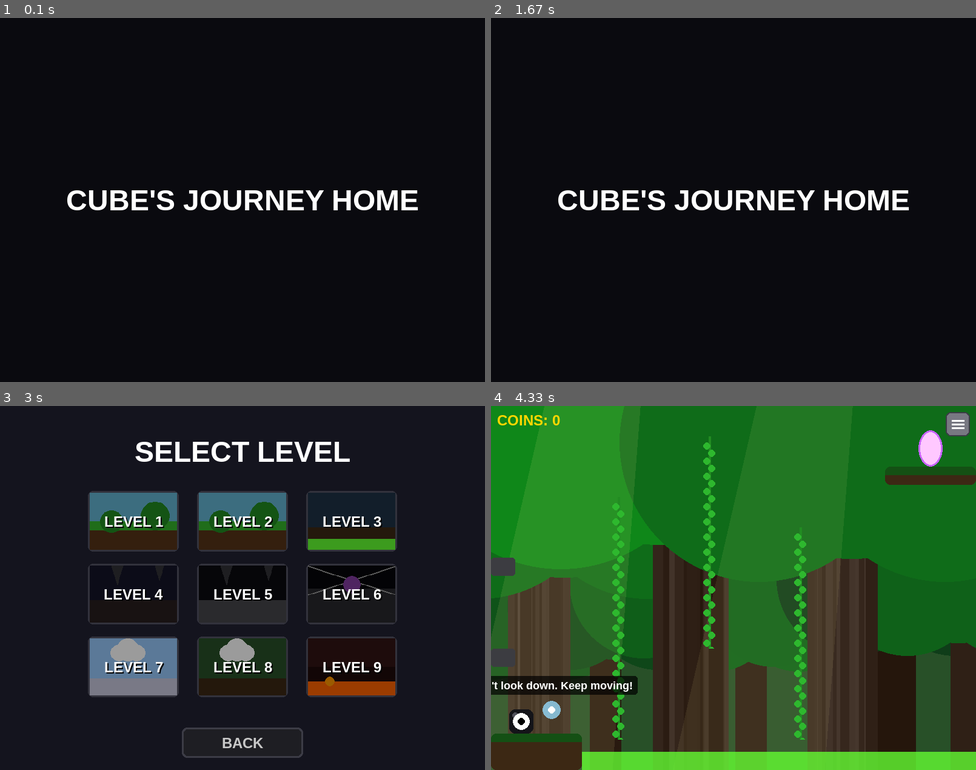
Above: before the commit, frames 1-4 (two rows, left to right).
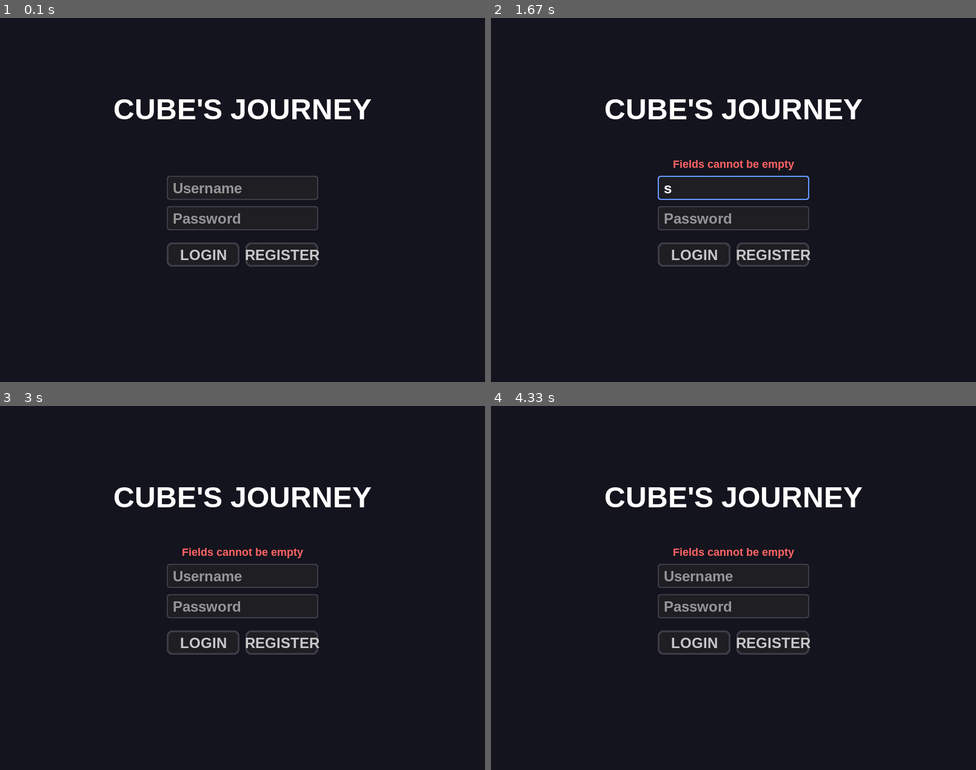
Above: after the commit, the same moments.

Repository: ClassicIdiot12/PYGAME-Vibe-Code
Game: pygame game, started from VIBE Coding.py
Two runs of this game, one before a commit and one after it. Both use one fixed random seed, a clock stepped at 60 frames per second and the inputs below.
Inputs (mouse positions are in pixels of both pictures, inside the frame that each line leads up to):
- Up to frame 1 (0.1 s): no input
- Up to frame 2 (1.67 s): click (772, 254) at 0.38 s, where only the run after the commit has a clickable "REGISTER"; click (733, 189) at 0.72 s, where only the run after the commit has a clickable "Username"; tap S at 1 s; tap Enter at 1.33 s
- Up to frame 3 (3 s): tap Backspace at 1.67 s; click (116, 453) at 2.05 s; click (242, 606) at 2.38 s, where only the run after the commit has a clickable "Password"; click (242, 631) at 2.72 s
- Up to frame 4 (4.33 s): click (772, 642) at 3.55 s, where only the run after the commit has a clickable "REGISTER"; click (549, 507) at 3.88 s

The runs differ from the first frame. In frame 1, 4.9% of the frame differs, in the area x 13-87%, y 22-69%; in frame 2, 5.0%; in frame 3, 20%; in frame 4, 95%, in the area x 0-100%, y 0-100%.

Commit message:
Update VIBE Coding.py

Diff:
--- a/VIBE Coding.py
+++ b/VIBE Coding.py
@@ -2,6 +2,8 @@
 import sys
 import math
 import random
+import json
+import os
 
 # --- Game Setup & Constants ---
 pygame.init()
@@ -21,6 +23,25 @@
 env_colors = {
     "sky": (100, 180, 210), "dirt": (86, 52, 24), "grass": (54, 180, 44)
 }
+
+# --- Account & Save System ---
+ACCOUNTS_FILE = "accounts.json"
+
+def load_accounts():
+    if not os.path.exists(ACCOUNTS_FILE):
+        return {}
+    try:
+        with open(ACCOUNTS_FILE, "r") as f:
+            return json.load(f)
+    except:
+        return {}
+
+def save_accounts(data):
+    with open(ACCOUNTS_FILE, "w") as f:
+        json.dump(data, f, indent=4)
+
+accounts_db = load_accounts()
+current_user = None
 
 # --- UI Classes ---
 class Button:
@@ -153,6 +174,46 @@
             pygame.draw.rect(surface, (255, 150, 150), (cx - 6, cy - 8, 12, 16), border_radius=2)
             pygame.draw.line(surface, (255, 255, 255), (cx, cy), (cx + 10, cy), 2)
             pygame.draw.polygon(surface, (255, 255, 255), [(cx + 8, cy - 4), (cx + 8, cy + 4), (cx + 14, cy)])
+
+class TextInput:
+    def __init__(self, x, y, w, h, placeholder="", is_password=False):
+        self.rect = pygame.Rect(x, y, w, h)
+        self.text = ""
+        self.placeholder = placeholder
+        self.is_password = is_password
+        self.active = False
+        self.color_inactive = (60, 60, 70)
+        self.color_active = (100, 150, 255)
+        self.color = self.color_inactive
+
+    def handle_event(self, event):
+        if event.type == pygame.MOUSEBUTTONDOWN:
+            if self.rect.collidepoint(event.pos):
+                self.active = True
+            else:
+                self.active = False
+            self.color = self.color_active if self.active else self.color_inactive
+
+        if event.type == pygame.KEYDOWN and self.active:
+            if event.key == pygame.K_RETURN:
+                pass
+            elif event.key == pygame.K_BACKSPACE:
+                self.text = self.text[:-1]
+            else:
+                if len(self.text) < 15 and event.unicode.isprintable():
+                    self.text += event.unicode
+
+    def draw(self, surface):
+        pygame.draw.rect(surface, self.color, self.rect, border_radius=4)
+        pygame.draw.rect(surface, (30, 30, 35), self.rect.inflate(-4, -4), border_radius=3)
+
+        display_text = "*" * len(self.text) if self.is_password and self.text else self.text
+        if not self.text and not self.active:
+            text_surf = btn_font.render(self.placeholder, True, (150, 150, 150))
+        else:
+            text_surf = btn_font.render(display_text, True, (255, 255, 255))
+
+        surface.blit(text_surf, (self.rect.x + 10, self.rect.y + self.rect.height // 2 - text_surf.get_height() // 2))
 
 # --- Visual Effects Classes ---
 class Particle:
@@ -721,9 +782,16 @@
 rock_tumblers = [RockTumbler() for _ in range(15)]
 
 # --- Game State Variables ---
-GAME_STATE = "SPLASH" # Includes: SPLASH, MENU, PLAYING, VICTORY
+GAME_STATE = "LOGIN" # Includes: LOGIN, SPLASH, MENU, PLAYING, VICTORY
 current_level = 1
-splash_start_time = pygame.time.get_ticks()
+splash_start_time = 0
+
+# Login UI Setup
+login_user_input = TextInput(WIDTH//2 - 125, HEIGHT//2 - 40, 250, 40, "Username")
+login_pass_input = TextInput(WIDTH//2 - 125, HEIGHT//2 + 10, 250, 40, "Password", is_password=True)
+btn_login = Button(WIDTH//2 - 125, HEIGHT//2 + 70, 120, 40, "LOGIN")
+btn_register = Button(WIDTH//2 + 5, HEIGHT//2 + 70, 120, 40, "REGISTER")
+login_message = ""
 
 # Main Menu UI Setup
 btn_play = Button(WIDTH//2 - 100, HEIGHT//2 - 20, 200, 50, "PLAY")
@@ -789,7 +857,47 @@
     for event in pygame.event.get():
         if event.type == pygame.QUIT: running = False
 
-        if GAME_STATE == "PLAYING":
+        if GAME_STATE == "LOGIN":
+            login_user_input.handle_event(event)
+            login_pass_input.handle_event(event)
+
+            if btn_login.is_clicked(event):
+                u, p = login_user_input.text, login_pass_input.text
+                if u in accounts_db and accounts_db[u]["password"] == p:
+                    current_user = u
+                    total_coins = accounts_db[u]["coins"]
+                    unlocked_colors = accounts_db[u]["unlocked_colors"]
+                    player.color = accounts_db[u]["equipped_color"]
+
+                    GAME_STATE = "SPLASH"
+                    splash_start_time = current_time
+                else:
+                    login_message = "Invalid username or password"
+
+            elif btn_register.is_clicked(event):
+                u, p = login_user_input.text, login_pass_input.text
+                if not u or not p:
+                    login_message = "Fields cannot be empty"
+                elif u in accounts_db:
+                    login_message = "Username already exists"
+                else:
+                    accounts_db[u] = {
+                        "password": p,
+                        "coins": 0,
+                        "unlocked_colors": ["DEFAULT"],
+                        "equipped_color": "DEFAULT"
+                    }
+                    save_accounts(accounts_db)
+
+                    current_user = u
+                    total_coins = accounts_db[u]["coins"]
+                    unlocked_colors = accounts_db[u]["unlocked_colors"]
+                    player.color = accounts_db[u]["equipped_color"]
+
+                    GAME_STATE = "SPLASH"
+                    splash_start_time = current_time
+
+        elif GAME_STATE == "PLAYING":
             if event.type == pygame.KEYDOWN:
                 if event.key in (pygame.K_SPACE, pygame.K_UP, pygame.K_w): player.jump(platforms, vines)
                 if event.key == pygame.K_ESCAPE: GAME_STATE = "PAUSED"
@@ -847,11 +955,19 @@
                 if cd["id"] in unlocked_colors:
                     player.color = cd["color"]
                     btn_buy.text = "EQUIPPED"
+                    if current_user:
+                        accounts_db[current_user]["equipped_color"] = cd["color"]
+                        save_accounts(accounts_db)
                 elif total_coins >= cd["cost"]:
                     total_coins -= cd["cost"]
                     unlocked_colors.append(cd["id"])
                     player.color = cd["color"]
                     btn_buy.text = "EQUIPPED"
+                    if current_user:
+                        accounts_db[current_user]["coins"] = total_coins
+                        accounts_db[current_user]["unlocked_colors"] = unlocked_colors
+                        accounts_db[current_user]["equipped_color"] = cd["color"]
+                        save_accounts(accounts_db)
 
         elif GAME_STATE == "VICTORY":
             if event.type == pygame.KEYDOWN:
@@ -861,7 +977,23 @@
                     load_level(current_level)
 
     # 2. STATE LOGIC & DRAWING
-    if GAME_STATE == "SPLASH":
+    if GAME_STATE == "LOGIN":
+        screen.fill((20, 20, 30))
+
+        title_surf = title_font.render("CUBE'S JOURNEY", True, (255, 255, 255))
+        title_rect = title_surf.get_rect(center=(WIDTH//2, HEIGHT//4))
+        screen.blit(title_surf, title_rect)
+
+        login_user_input.draw(screen)
+        login_pass_input.draw(screen)
+        btn_login.draw(screen)
+        btn_register.draw(screen)
+
+        if login_message:
+            msg_surf = font.render(login_message, True, (255, 100, 100))
+            screen.blit(msg_surf, msg_surf.get_rect(center=(WIDTH//2, login_user_input.rect.top - 20)))
+
+    elif GAME_STATE == "SPLASH":
         screen.fill((10, 10, 15))
         title_surf = title_font.render("CUBE'S JOURNEY HOME", True, (255, 255, 255))
         title_rect = title_surf.get_rect(center=(WIDTH//2, HEIGHT//2))
@@ -953,6 +1085,10 @@
             if pygame.sprite.spritecollide(player, portals, False) and player.state == 'alive':
                 current_level += 1
                 total_coins += 10
+                if current_user:
+                    accounts_db[current_user]["coins"] = total_coins
+                    save_accounts(accounts_db)
+
                 if current_level > 9:
                     GAME_STATE = "VICTORY"
                 else:
